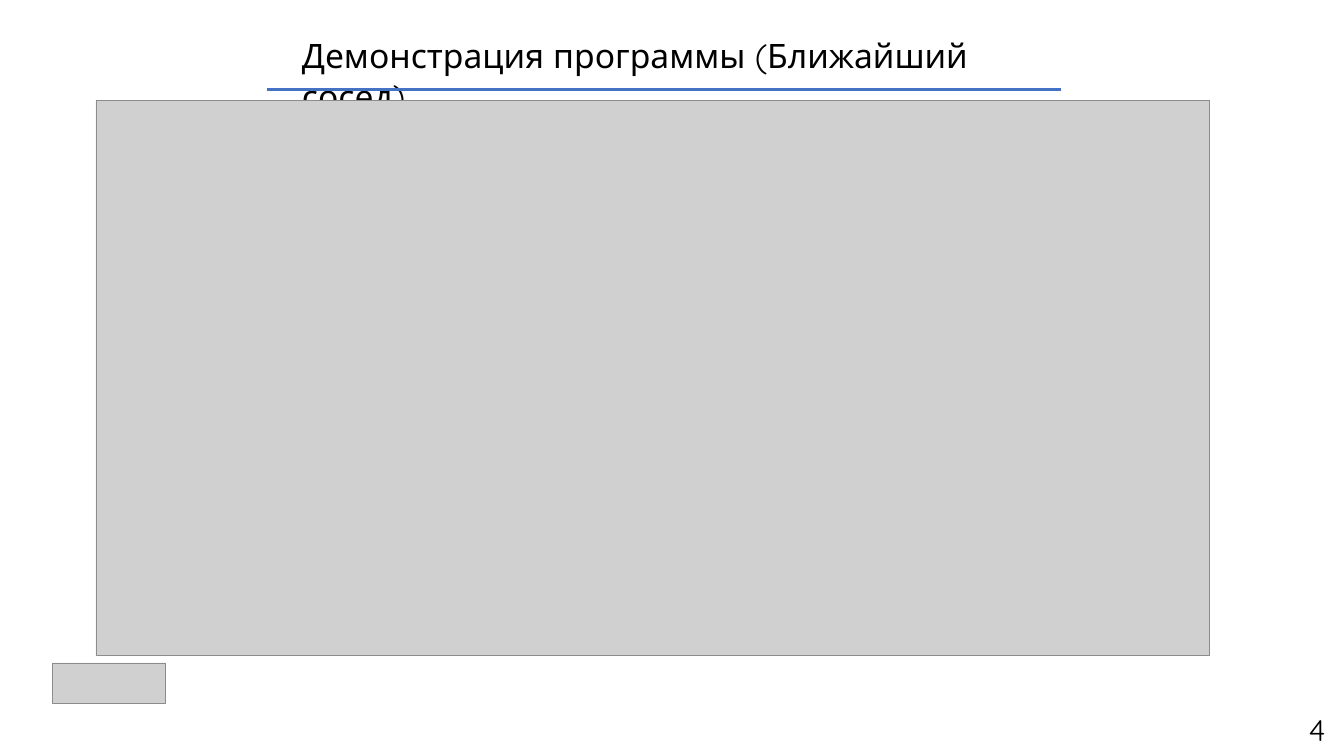
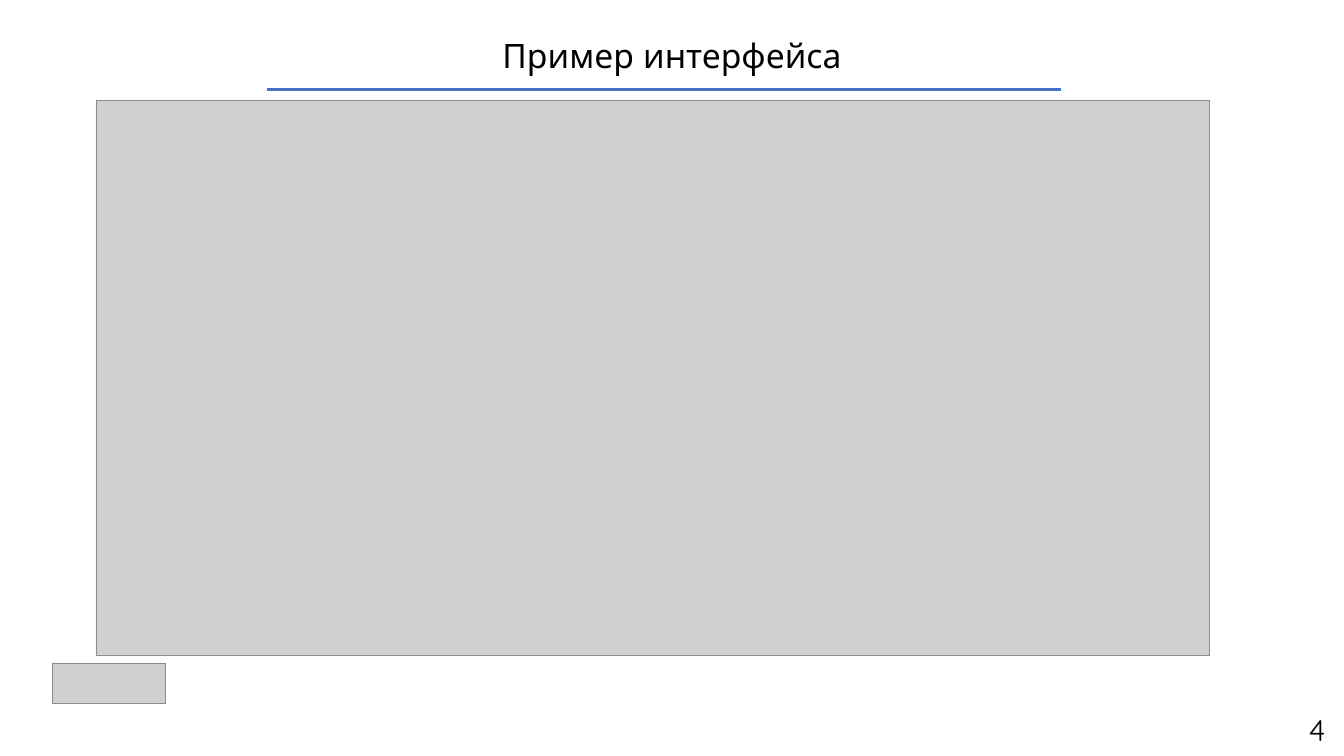
Before and after one commit to darinbtw/Machine_learning_to_optimize_processes_in_logistics, a slide deck: slide 4 of Презентация ДП Подъячев.pptx. Drawn at 1344x756 pixels with LibreOffice and Linux fonts; fonts in the diff are those of the drawing; grey boxes stand for pictures; background and template pictures are left out. Boxes give left, top, right and bottom in pixels: in the first picture for what was removed or moved away, otherwise in the second. Text is boxed around its words. In the diff, an @@ line names an element or a change of style, - is before the commit and + after.

```diff
--- a/Презентация ДП Подъячев.pptx
+++ b/Презентация ДП Подъячев.pptx
@@ text at bbox=[502, 42, 841, 76]: text changed @@
-Демонстрация программы (Ближайший сосед)
+Пример интерфейса
```
Also in this commit, not shown: 1 other slide changed, 3 slides added, 5 slides removed, 2 other files.
